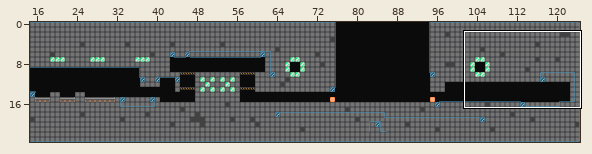
Two states of a Tiled map, proj/assets/dat/level1.tmx. Above: a wide view before the commit, with the close-up outlined.
Close-up. The starting point:
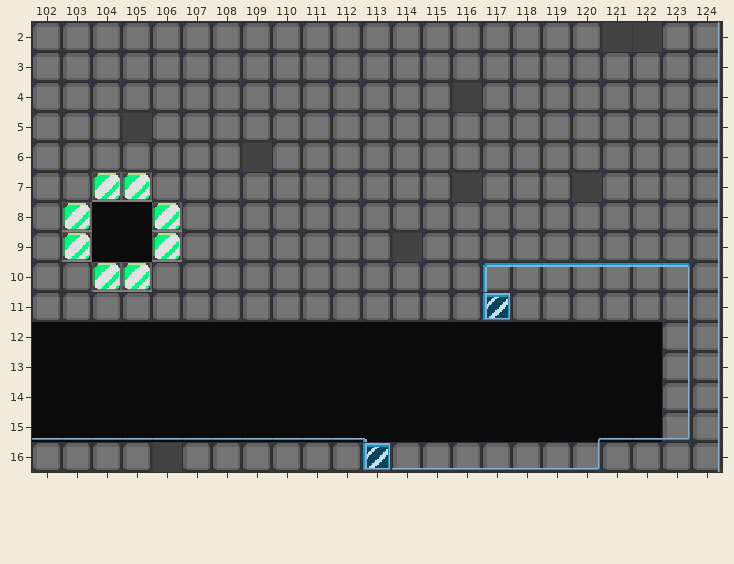
Cells are 20x20 px. Shown: x 102..124, y 2..16.
Once edited:
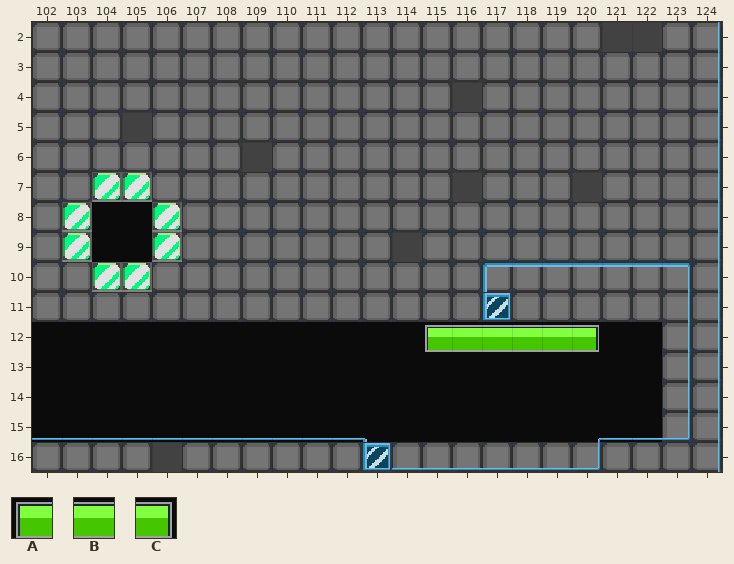
Key: from "defTile": A 3, B 4, C 5.
_ is an empty cell.
Author's note on the commit: mod level1中的出口文本还是加上了
Changes in this commit:
{"where": "layer \"bg\""}
{"y":12,"x":115,"old":"______","new":"ABBBBC"}
